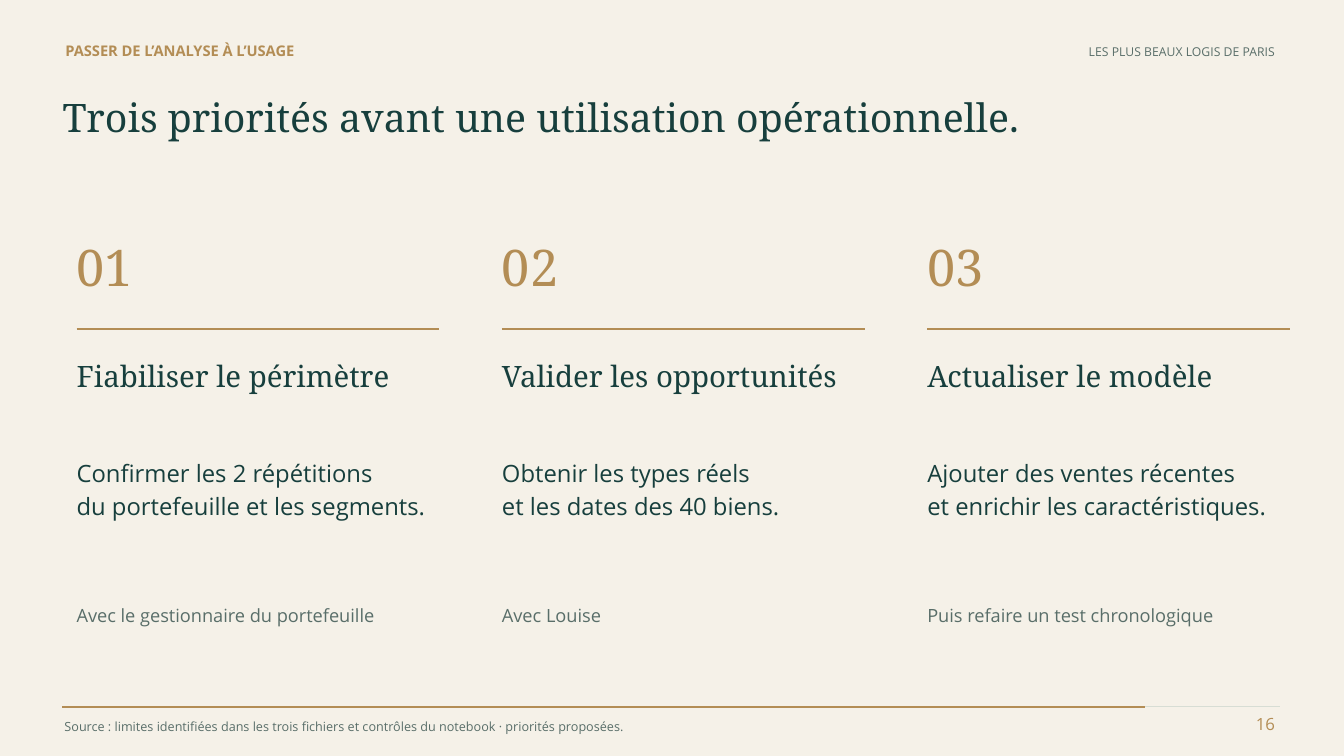
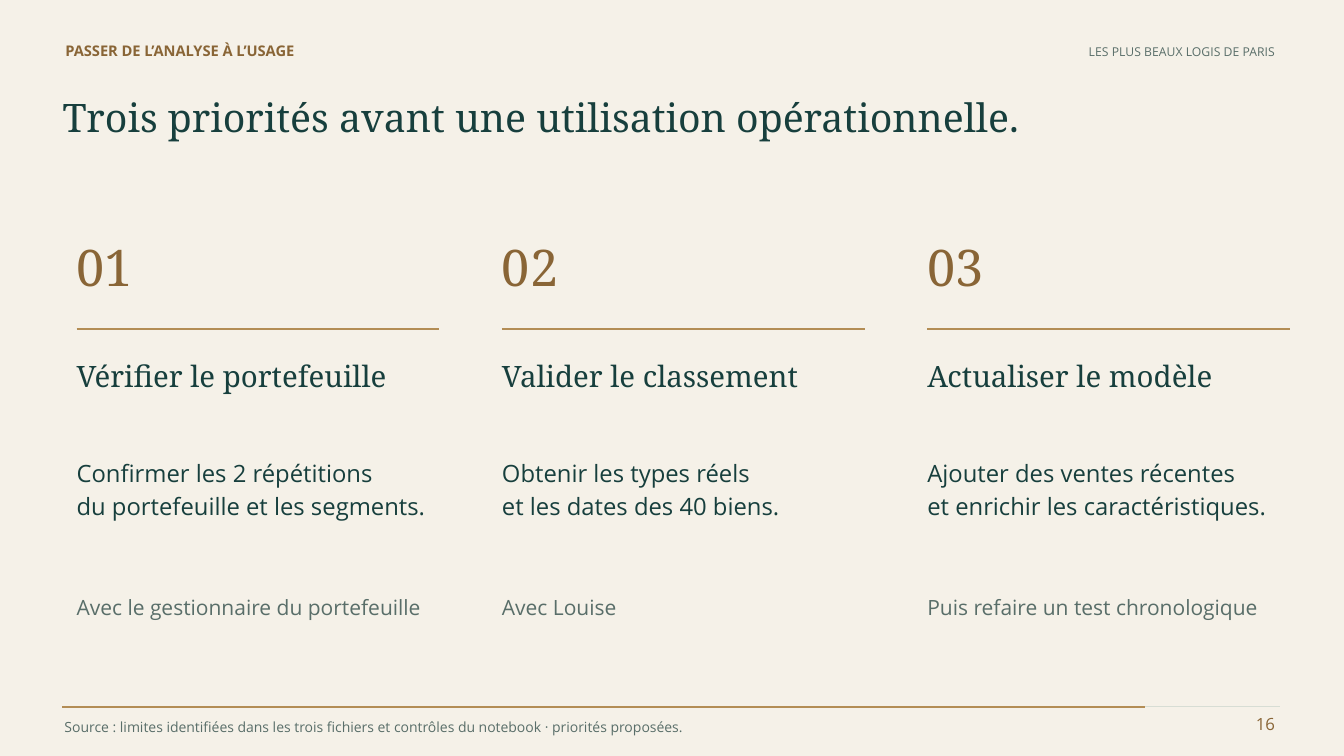
Before and after one commit to steve57000/p8, a slide deck: slide 16 of livrables/Bell_Steve_2_presentation_102026.pptx. Drawn at 1344x756 pixels with LibreOffice and Linux fonts; fonts in the diff are those of the drawing. Boxes give left, top, right and bottom in pixels: in the first picture for what was removed or moved away, otherwise in the second. Text is boxed around its words. In the diff, an @@ line names an element or a change of style, - is before the commit and + after.

```diff
--- a/livrables/Bell_Steve_2_presentation_102026.pptx
+++ b/livrables/Bell_Steve_2_presentation_102026.pptx
@@ text colour #B38D55 to none in 5 elements at <box>65,43,294,56</box>, <box>1256,718,1275,730</box>, <box>77,249,133,287</box>, <box>502,249,558,287</box>, <box>927,249,983,287</box> @@
@@ text at <box>77,364,387,394</box>: text changed @@
-Fiabiliser le périmètre
+Vérifier le portefeuille
@@ text at <box>502,364,798,388</box>: text changed @@
-Valider les opportunités
+Valider le classement
@@ text "Avec le gestionnaire du portefeuille": place and size @@
-text "Avec le gestionnaire du portefeuille" at <box>77,608,375,627</box>
+text "Avec le gestionnaire du portefeuille" at <box>77,599,421,620</box>
@@ text "Avec Louise": place and size @@
-text "Avec Louise" at <box>502,609,601,622</box>
+text "Avec Louise" at <box>502,599,616,615</box>
@@ size 13 to 15 pt, text colour #596E69 to none in 3 elements at <box>77,599,421,620</box>, <box>502,599,616,615</box>, <box>927,599,1257,620</box> @@
@@ text "Puis refaire un test chronologique": place and size @@
-text "Puis refaire un test chronologique" at <box>927,608,1214,627</box>
+text "Puis refaire un test chronologique" at <box>927,599,1257,620</box>
@@ text "Source : limites identifiées dans ..." at <box>64,721,683,736</box>: size 9 to 10 pt, text colour #596E69 to none @@
```
Also in this commit, not shown: 16 other slides changed, 2 other files.
